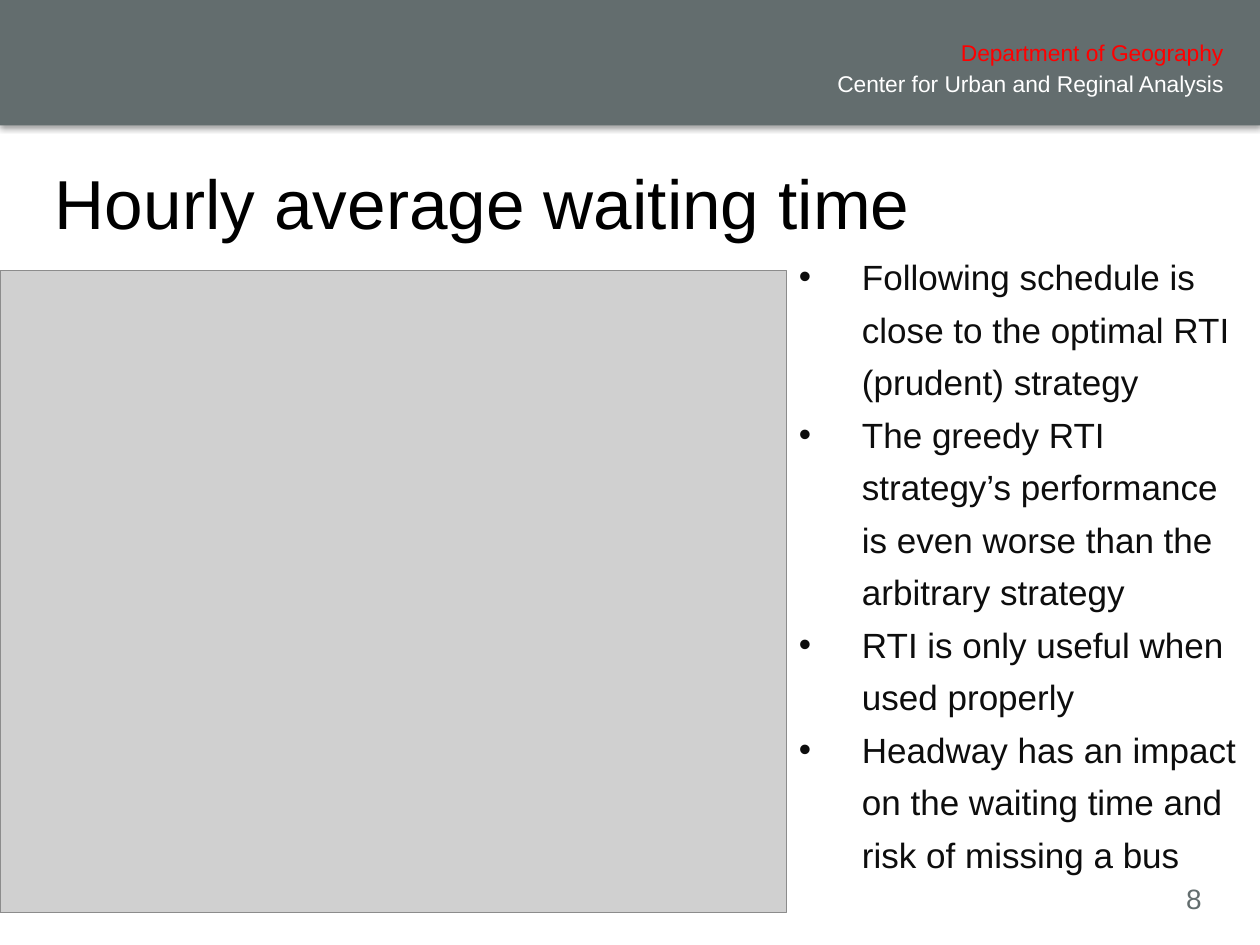
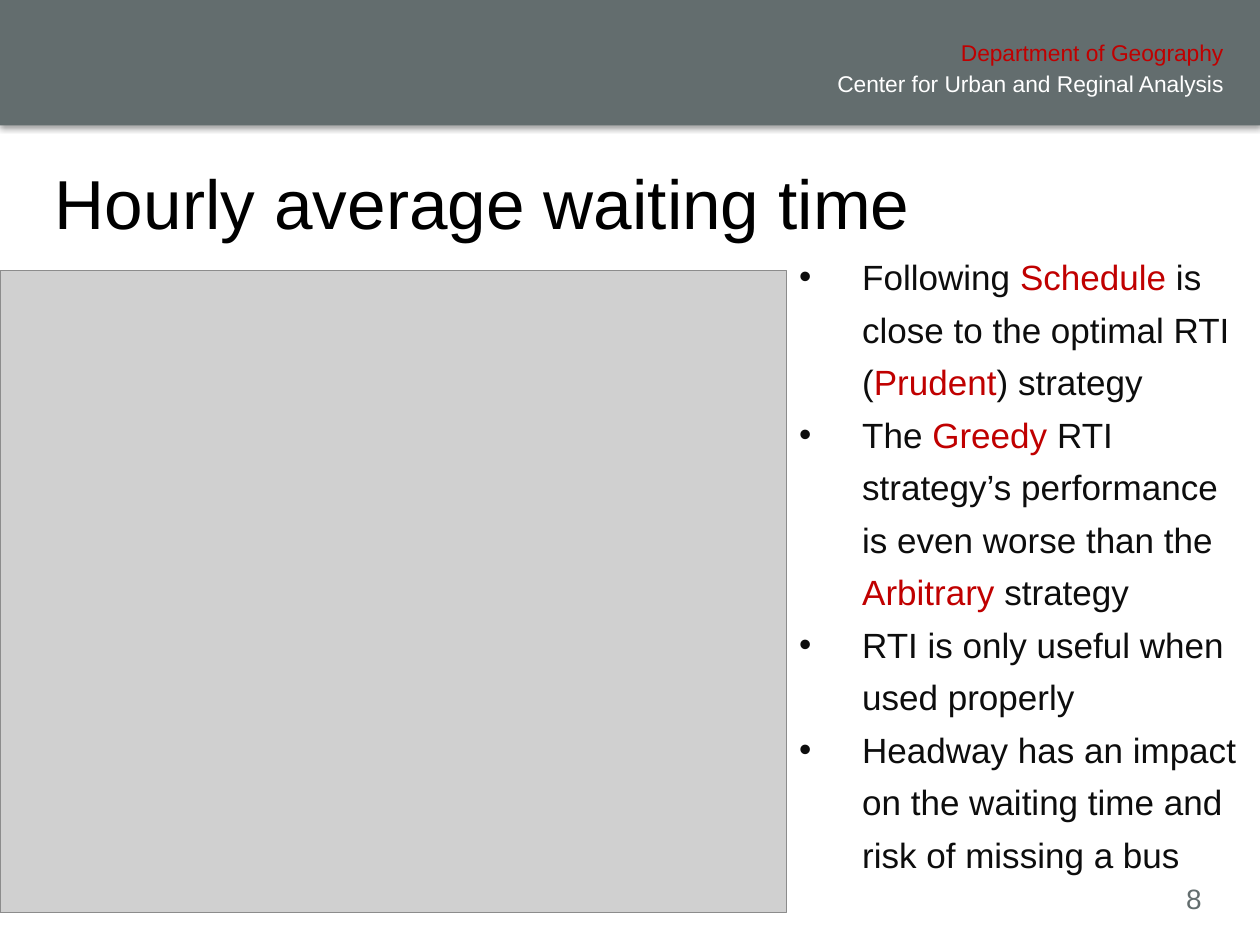
Before and after one commit to luyuliu/SmartTransit, a slide deck: slide 8 of document/AAG_presentation/presentation.pptx. Drawn at 1260x945 pixels with LibreOffice and Linux fonts; fonts in the diff are those of the drawing; grey boxes stand for pictures; background and template pictures are left out. Boxes give left, top, right and bottom in pixels: in the first picture for what was removed or moved away, otherwise in the second. Text is boxed around its words. In the diff, an @@ line names an element or a change of style, - is before the commit and + after.

```diff
--- a/document/AAG_presentation/presentation.pptx
+++ b/document/AAG_presentation/presentation.pptx
@@ text "Department of Geography" at bbox=[961, 44, 1223, 66]: text colour #FF0000 to #C00000 @@
@@ text at bbox=[862, 264, 1230, 612]: text changed @@
-• Following schedule is close to the optimal RTI (prudent) strategy
-• The greedy RTI strategy’s performance is even worse than the arbitrary strategy
+• Following Schedule is close to the optimal RTI (Prudent) strategy
+• The Greedy RTI strategy’s performance is even worse than the Arbitrary strategy
```
Also in this commit, not shown: 9 other slides changed, 1 slide added, 1 slide removed, 1 other file.
